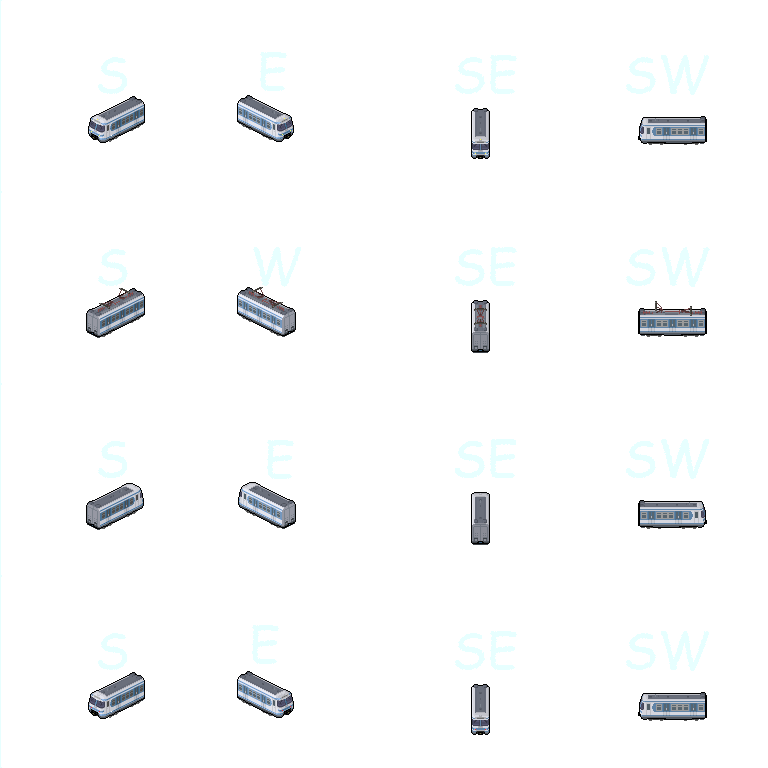
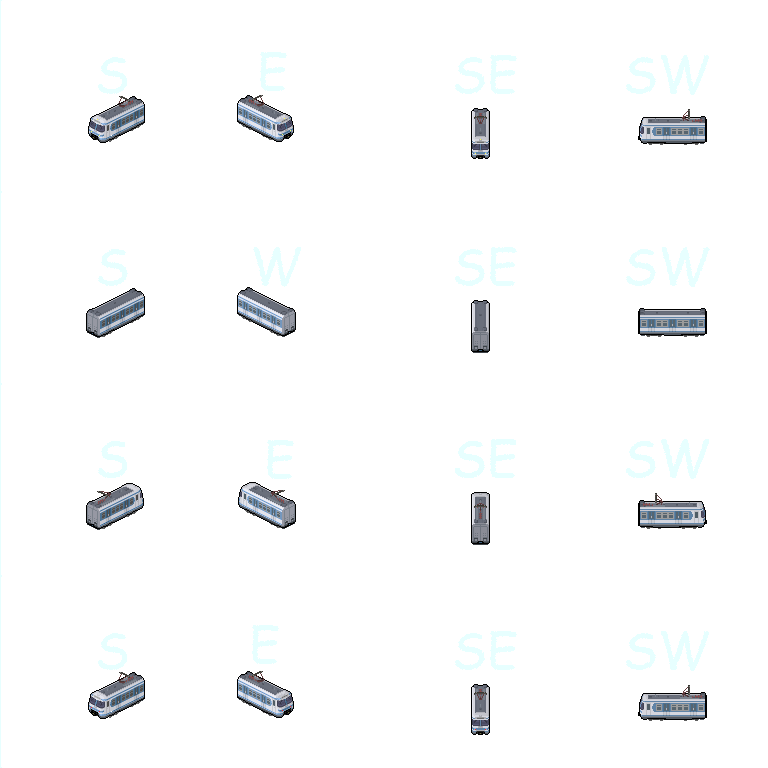
Layers edited between the first and the second (768, 768) image:
added layer "Visible #2" above "Visible #1" over <box>95,95,705,700</box>
hid "Visible #1" over <box>95,95,705,700</box>
hid "Gehweg Ampel vorne back #1" over <box>95,95,705,700</box>
hid "Gehweg Ampel vorne back #2" over <box>95,95,705,700</box>
